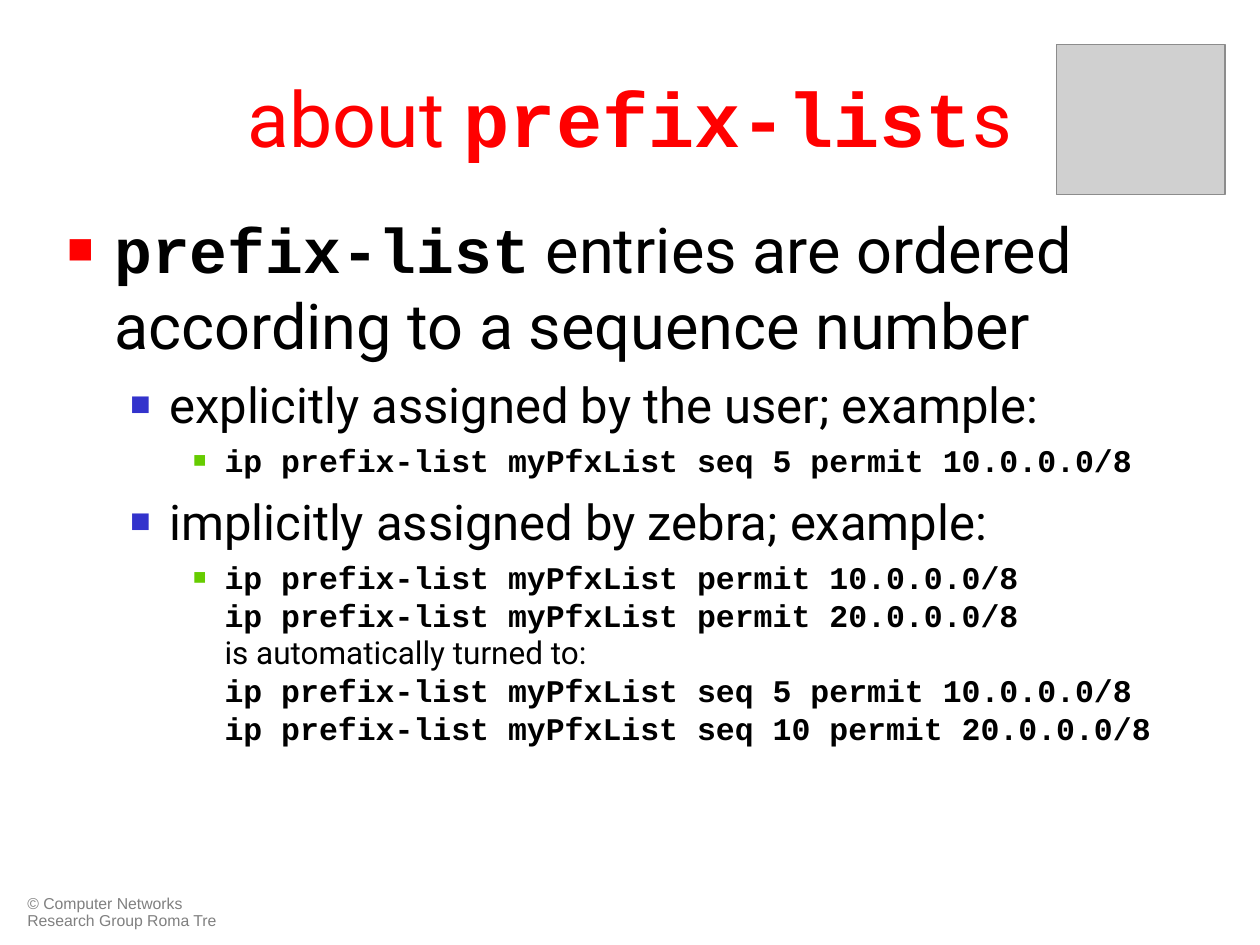
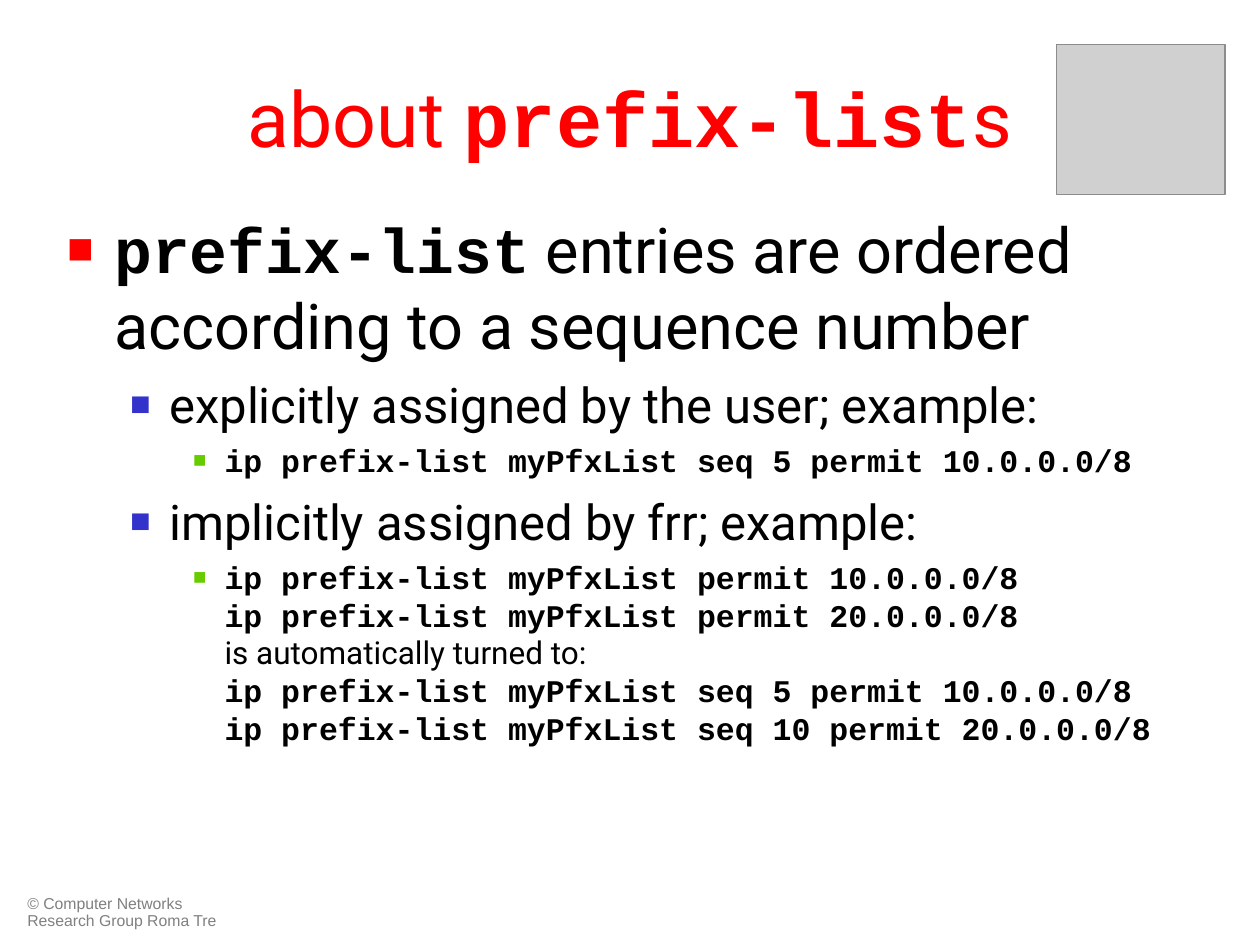
Before and after one commit to KatharaFramework/Kathara-Labs, a slide deck: slide 8 of Interdomain Routing FRR/BGP Prefix Filtering FRR/043-kathara-lab_bgp-prefix-filtering_frr.ppt. Drawn at 1260x945 pixels with LibreOffice and Linux fonts; fonts in the diff are those of the drawing; grey boxes stand for pictures. Boxes give left, top, right and bottom in pixels: in the first picture for what was removed or moved away, otherwise in the second. Text is boxed around its words. In the diff, an @@ line names an element or a change of style, - is before the commit and + after.

Commit message:
replaced some occurrences of 'zebra' with 'frr'

```diff
--- a/Interdomain Routing FRR/BGP Prefix Filtering FRR/043-kathara-lab_bgp-prefix-filtering_frr.ppt
+++ b/Interdomain Routing FRR/BGP Prefix Filtering FRR/043-kathara-lab_bgp-prefix-filtering_frr.ppt
@@ text at <box>169,502,918,551</box>: text changed @@
-  ■ implicitly assigned by zebra; example:
+  ■ implicitly assigned by frr; example:
```
Also in this commit, not shown: 2 other slides changed, 1 other file.
